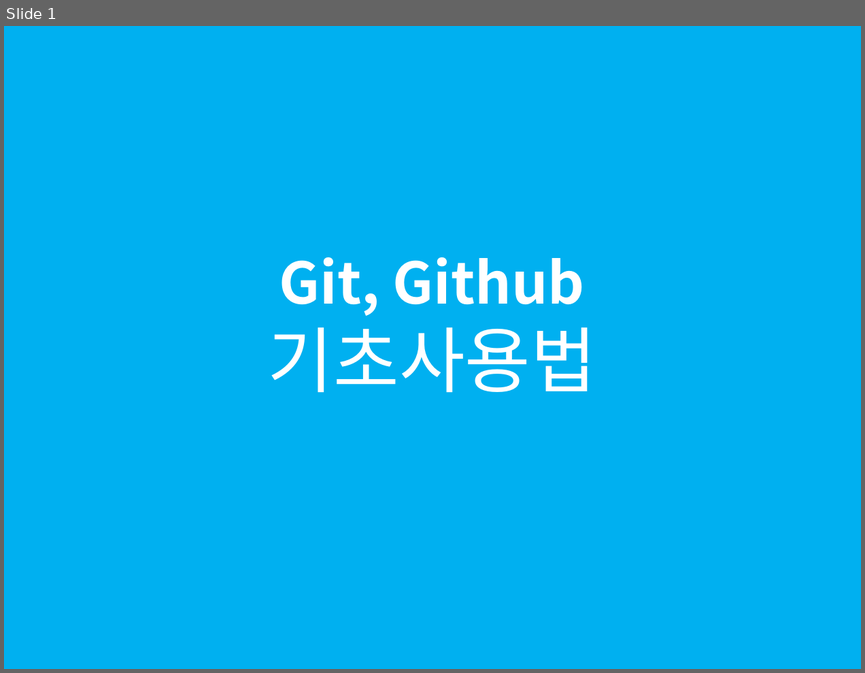
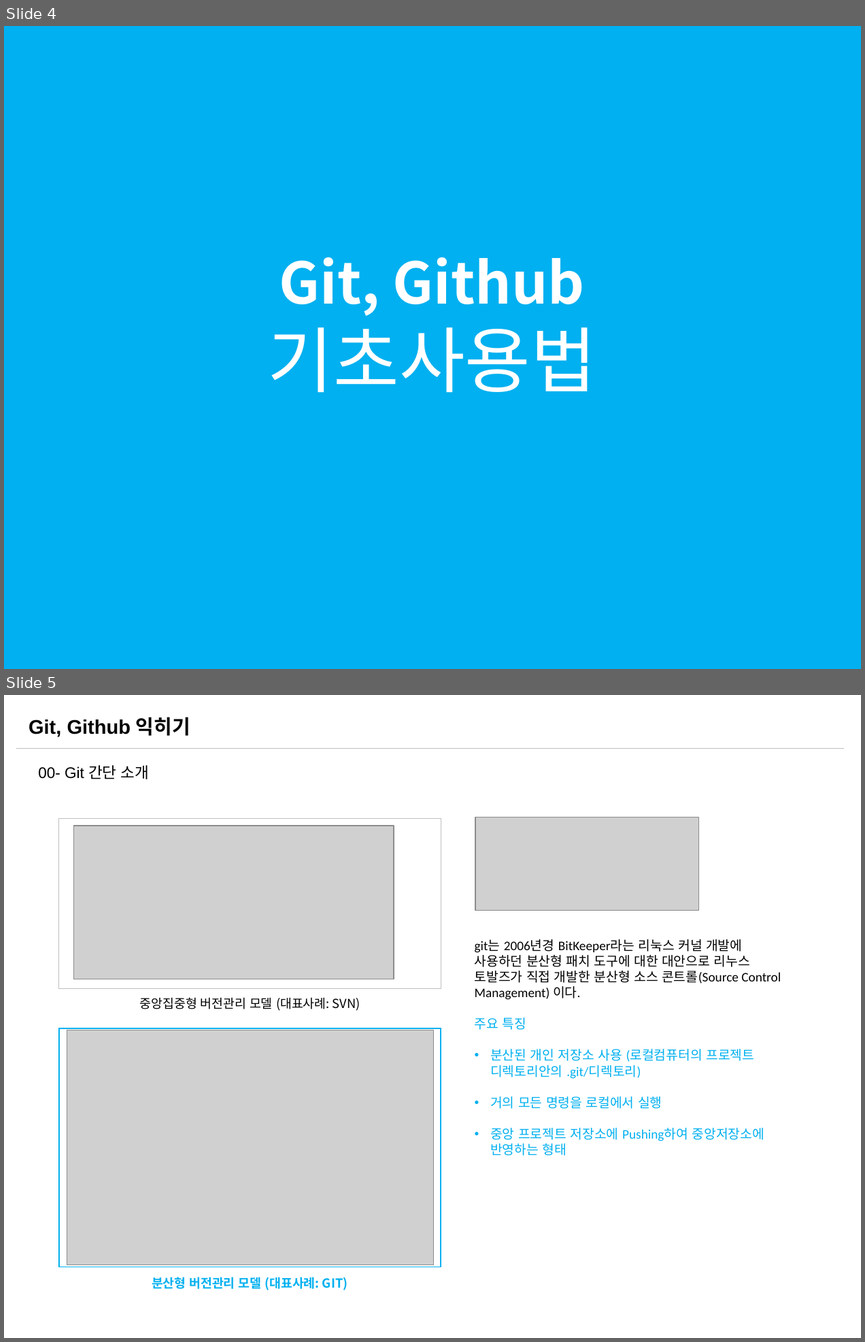
Before and after one commit to sabin21/NodeJS_Workflow_Study, a slide deck: CH00_Git_Github.pptx. Shown one above the other, each under a label of ours: slide 1 before the commit, slides 4 and 5 after it. The pictures are 865x673 and 865x1342 pixels, drawn with LibreOffice and Linux fonts; fonts in the diff are those of the drawing; grey boxes stand for pictures. Boxes give left, top, right and bottom in pixels: in the first picture for what was removed or moved away, otherwise in the second. Text is boxed around its words. In the diff, an @@ line names an element or a change of style, - is before the commit and + after.

```diff
--- a/CH00_Git_Github.pptx
+++ b/CH00_Git_Github.pptx
@@ slide 5 added at (4,695,861,1338), background #FFFFFF @@
@@ text added at (28,717,190,737), 16.6 pt, text #000000, bold @@
+Git, Github 익히기
@@ line added from (17, 748) to (844, 748), #BFBFBF 0.5 pt @@
@@ text added at (38,765,149,779), 12.9 pt, text #000000 @@
+00- Git 간단 소개
@@ picture added at (475,817,699,910) @@
@@ rectangle added at (59,818,441,988), fill #FFFFFF, outline #BFBFBF 0.5 pt @@
@@ picture added at (73,826,394,979) @@
@@ text added at (475,939,781,1155), 11 pt, text #000000 @@
+git는 2006년경 BitKeeper라는 리눅스 커널 개발에 사용하던 분산형 패치 도구에 대한 대안으로 리누스 토발즈가 직접 개발한 분산형 소스 콘트롤(Source Control Management) 이다.
+주요 특징
+• 분산된 개인 저장소 사용 (로컬컴퓨터의 프로젝트 디렉토리안의 .git/디렉토리)
+• 거의 모든 명령을 로컬에서 실행
+• 중앙 프로젝트 저장소에 Pushing하여 중앙저장소에 반영하는 형태
@@ text added at (140,997,360,1011), 10.5 pt, text #000000 @@
+중앙집중형 버전관리 모델 (대표사례: SVN)
@@ rectangle added at (59,1028,440,1266), fill #FFFFFF, outline #00B0F0 1 pt @@
@@ picture added at (67,1030,433,1265) @@
@@ text added at (152,1276,347,1290), 10.5 pt, text #00B0F0, bold @@
+분산형 버전관리 모델 (대표사례: GIT)
@@ what was slide 1 is now slide 4 @@
```
Also in this commit, not shown: 3 slides changed, 8 other slides added, 2 other files.
